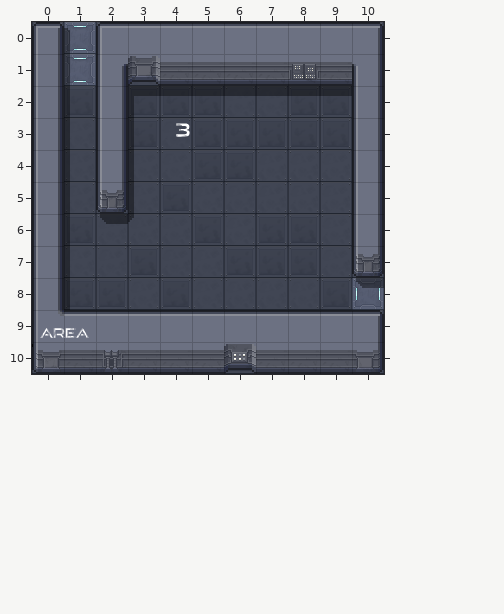
An edit to a level. Tiled map, cocos/Code/assets/resources/map/map_1-1-N-3.tmx. Above: the version before the commit.
Cells are 32x32 px. Shown: x 0..10, y 0..10.
After:
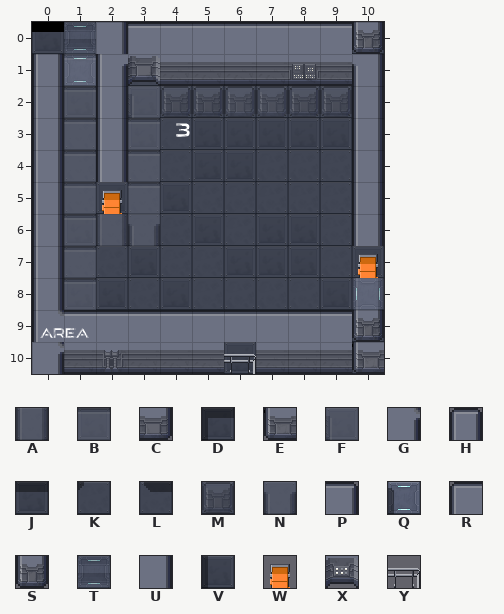
Key: from "proba_scifi": A 23, B 42; from "scifi_tileset_02": C 9, D 10, E 11, F 12, G 13, H 15, J 17, K 18, L 19, M 21, N 22, P 25, Q 26, R 27, S 31, T 32, U 33, V 34, W 37, X 81, Y 101.
_ is an empty cell.
Tiles replaced or removed in this view: C, D, E, H, J, K, L, P, Q, R, S, V, X.
See-through tiles are keyed as they look on the map.
Change:
Changed rows in their new state; . is an unchanged cell.
Layer "w":
first column x 0:
 0 J.U.......S
first column x 0:
 5 ..W........
 7 ..........W
 9 ..........S
10 G.....Y...E
Layer "s":
first column x 1:
 0 T.........
 1 B.........
 2 B.FMMMMMM.
 3 B.B.......
 4 B.B.......
 5 B.B.......
 6 BAN.......
 7 B.........
 8 B........A
